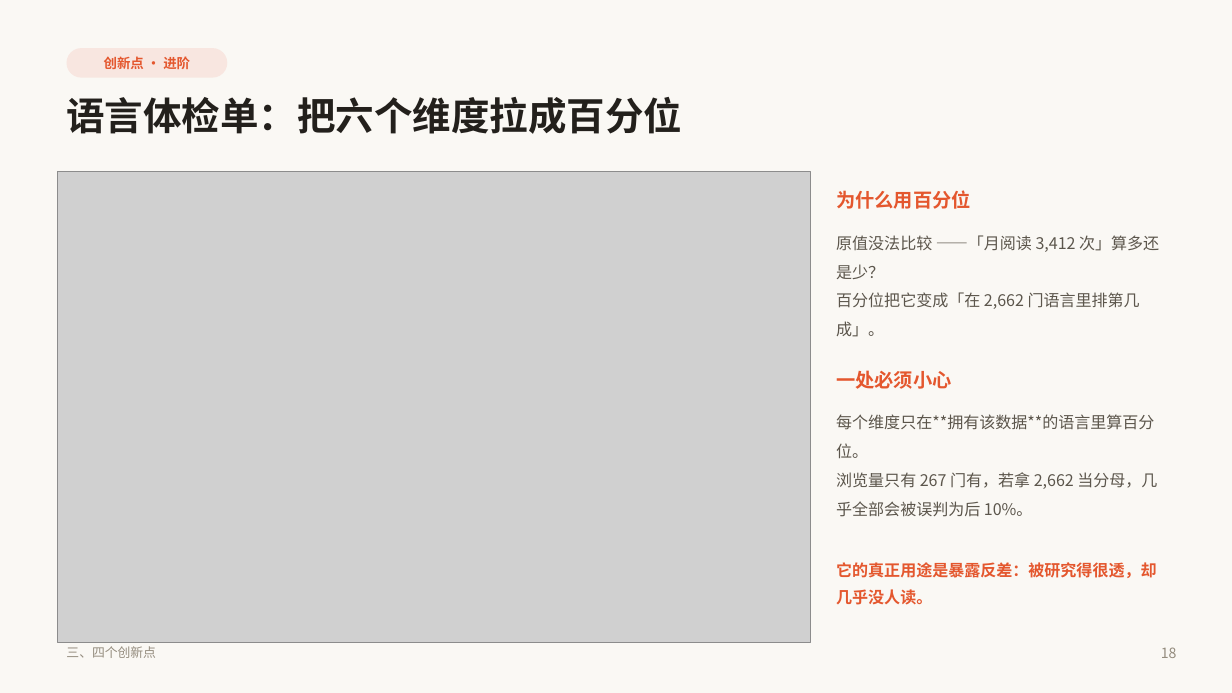
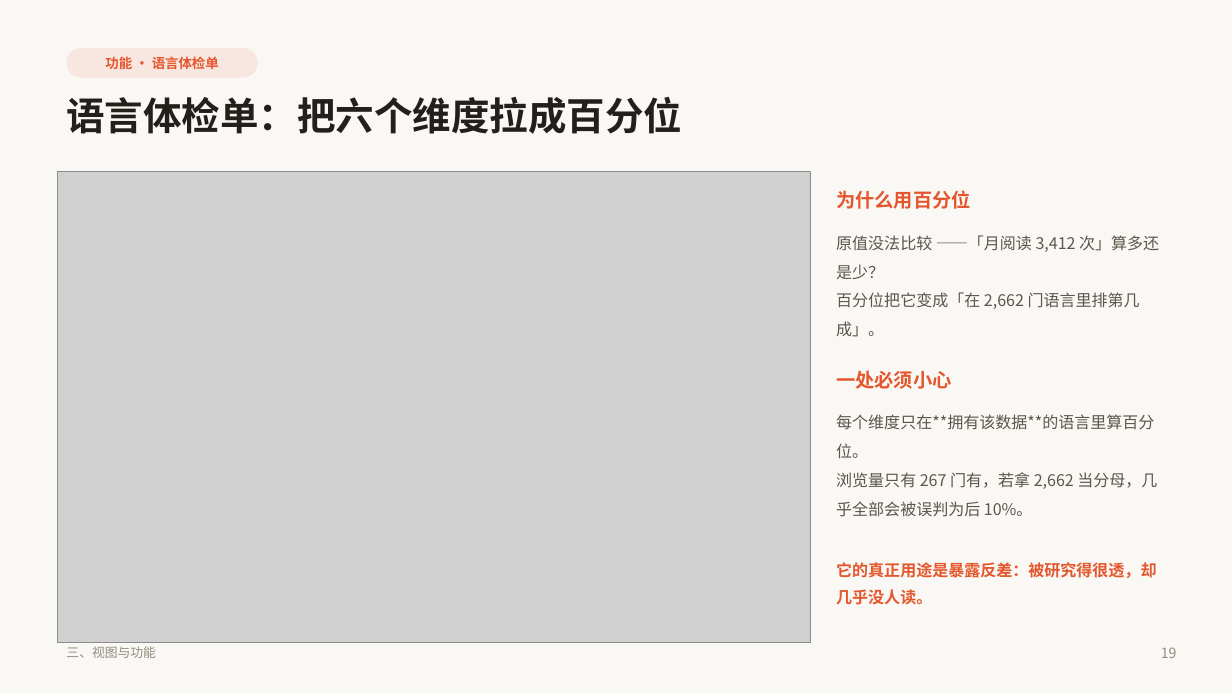
Before and after one commit to quvro/world-language-vitality-map, a slide deck: slide 19 of paper/世界语言赛博活力图谱_答辩PPT.pptx (slide 18 before the commit). Drawn at 1232x693 pixels with LibreOffice and Linux fonts; fonts in the diff are those of the drawing; grey boxes stand for pictures. Boxes give left, top, right and bottom in pixels: in the first picture for what was removed or moved away, otherwise in the second. Text is boxed around its words. In the diff, an @@ line names an element or a change of style, - is before the commit and + after.

Commit message:
﻿refactor(ppt): 二三两部分按新大纲重排
用户要求：第二部分讲系统架构 / 数据来源 / 搭建过程，第三部分详细讲视图与功能。

第二部分（9–12）
  9  章节页
  10 五个来源，四套互不重叠的记录口径      ← 数据来源
  11 搭建过程：从公开接口到一份数据契约    ← 新增
  12 四层架构：采集 → 处理 → 可视化 → 交互 ← 系统架构
     · 新增页按四步讲：抓取 / 清洗 / 建库 / 前端
     · 清洗那一步重点讲实体对齐（WALS 码、Glottocode、ISO 639-3 三方映射）

第三部分（13–21）
  · 标题从「三、四个创新点」改为「三、视图与功能」
  · 各页 kicker 从「创新点 N」改为视图 / 功能 / 方法论 / 交互
  · 页脚同步为「三、视图与功能」
  · 六个视图总览移到架构页之后，作为进入第三部分的过渡

顺带交换了「搭建过程」与「架构」的先后：先讲怎么搭出来的，
再讲为什么这么分层，比反过来顺。

```diff
--- a/paper/世界语言赛博活力图谱_答辩PPT.pptx
+++ b/paper/世界语言赛博活力图谱_答辩PPT.pptx
@@ rounded rectangle "功能 · 语言体检单": place and size @@
-rounded rectangle "功能 · 语言体检单" at box(67, 48, 227, 78)
+rounded rectangle "功能 · 语言体检单" at box(67, 48, 258, 78)
@@ text in rounded rectangle at box(105, 56, 219, 69): text changed @@
-创新点 · 进阶
+功能 · 语言体检单
@@ text at box(66, 646, 156, 658): text changed @@
-三、四个创新点
+三、视图与功能
```
Also in this commit, not shown: 12 other slides changed, 1 slide added, 4 other files.
